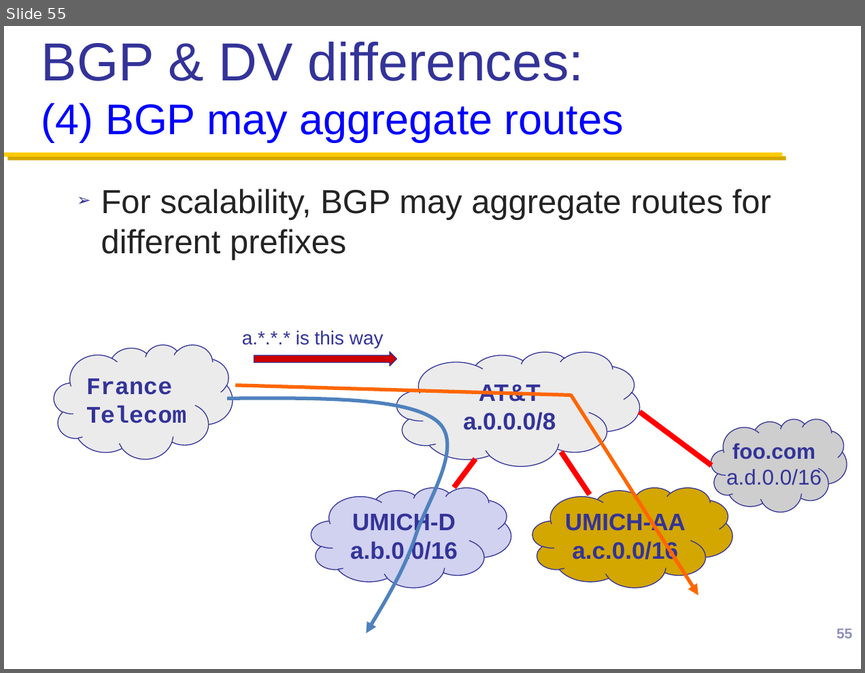
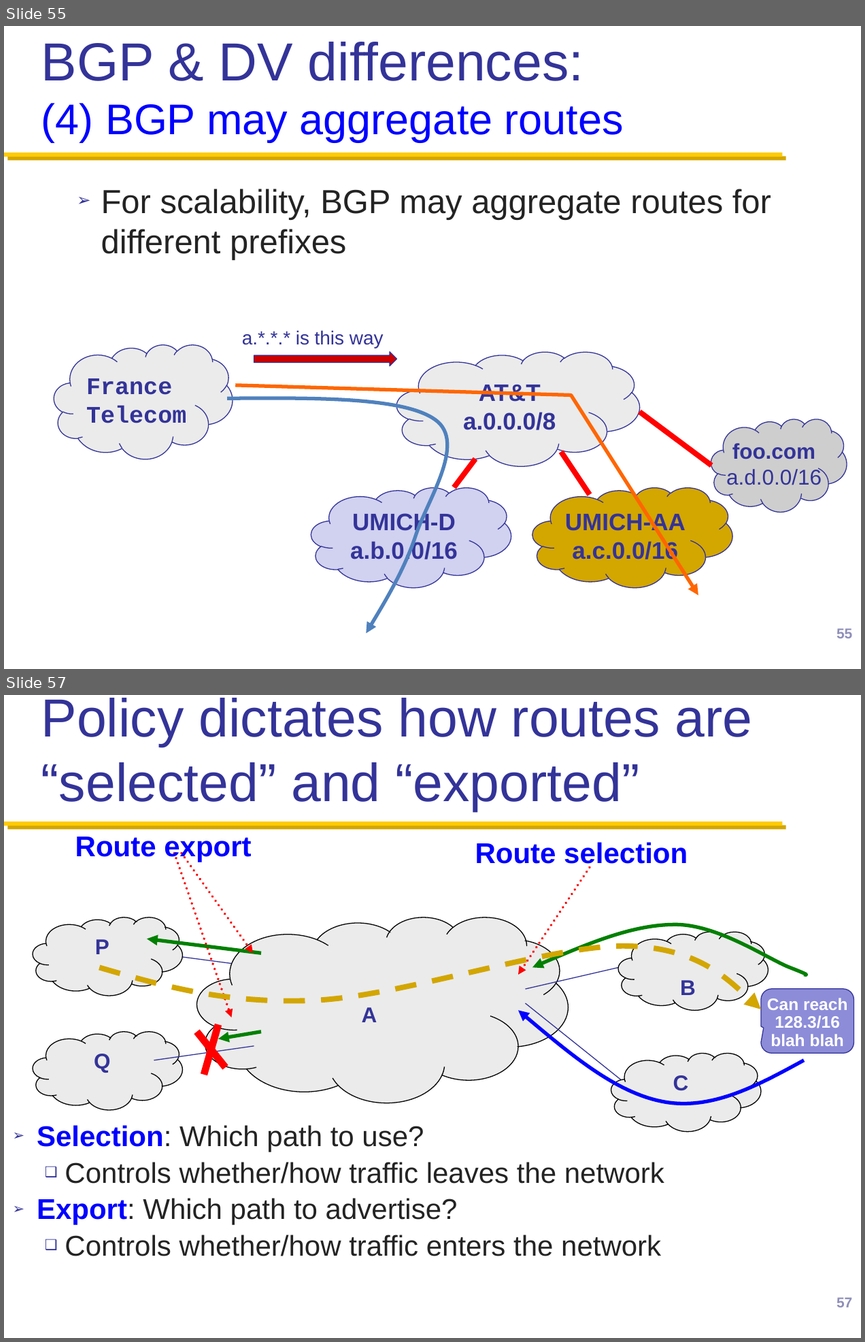
Before and after one commit to henryhxu/CSCI4430-ESTR4120, a slide deck: lec/lec14.pptx. Shown one above the other, each under a label of ours: slide 55 before the commit, slides 55 and 57 after it; the slides between them are not shown. The pictures are 865x673 and 865x1342 pixels, drawn with LibreOffice and Linux fonts; fonts in the diff are those of the drawing; background and template pictures are left out. Boxes give left, top, right and bottom in pixels: in the first picture for what was removed or moved away, otherwise in the second. Text is boxed around its words. In the diff, an @@ line names an element or a change of style, - is before the commit and + after.

```diff
--- a/lec/lec14.pptx
+++ b/lec/lec14.pptx
@@ slide 57 added at (x1=4, y1=695, x2=861, y2=1338), background #FFFFFF; not listed: 1 template element that a slide beside it also shows @@
@@ title added at (x1=41, y1=698, x2=753, y2=811), 45 pt, text #333399 @@
+Policy dictates how routes are “selected” and “exported”
@@ text added at (x1=75, y1=836, x2=251, y2=862), 24 pt, text #0000FF, bold @@
+Route export
@@ rectangle added at (x1=466, y1=830, x2=697, y2=874), fill #FFFFFF, 24 pt, text #0000FF, bold @@
+Route selection
@@ arrow added from (175, 853) to (231, 1017), #FF0000 2.25 pt dashed @@
@@ arrow added from (181, 853) to (252, 953), #FF0000 2.25 pt dashed @@
@@ arrow added from (589, 867) to (518, 974), #FF0000 2.25 pt dashed @@
@@ arrow added from (261, 953) to (147, 938), #008000 3 pt @@
@@ freeform shape added at (x1=532, y1=925, x2=811, y2=976), outline #008000 3 pt @@
@@ freeform shape added at (x1=99, y1=946, x2=761, y2=1009), outline #D3A600 4.5 pt dashed @@
@@ rounded speech box added at (x1=761, y1=989, x2=853, y2=1053), fill #8C8CD9, outline #333399 0.75 pt @@
@@ text added at (x1=767, y1=998, x2=847, y2=1046), 14 pt, text #FFFFFF, bold @@
+Can reach 128.3/16
+blah blah
@@ freeform shape added at (x1=518, y1=1011, x2=804, y2=1110), outline #0000FF 3 pt @@
@@ line added from (197, 1032) to (225, 1067), #FF0000 6 pt @@
@@ line added from (218, 1024) to (204, 1074), #FF0000 6 pt @@
@@ arrow added from (261, 1032) to (218, 1038), #008000 3 pt @@
@@ group added at (x1=33, y1=917, x2=768, y2=1131): 5 freeform shapes, 4 lines @@
+A
+P
+C
+B
+Q
@@ text added at (x1=37, y1=1125, x2=664, y2=1256), 24 pt, text #232323 @@
+➢ Selection: Which path to use?
+  ❑ Controls whether/how traffic leaves the network
+➢ Export: Which path to advertise?
+  ❑ Controls whether/how traffic enters the network
@@ page number added at (x1=836, y1=1297, x2=852, y2=1307), 12 pt, text #9090BA @@
+57
```
Also in this commit, not shown: 2 slides changed, 27 other slides added.
